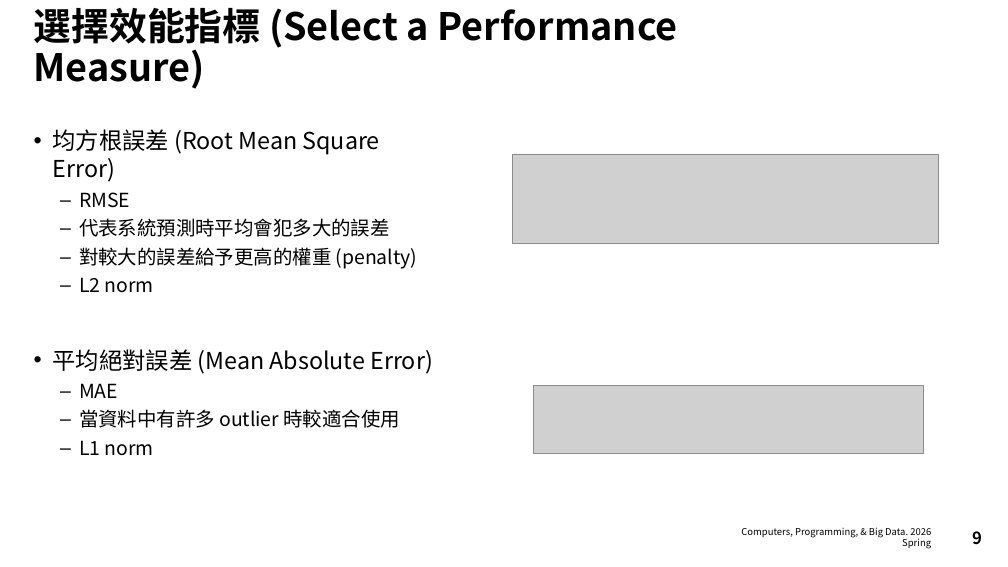
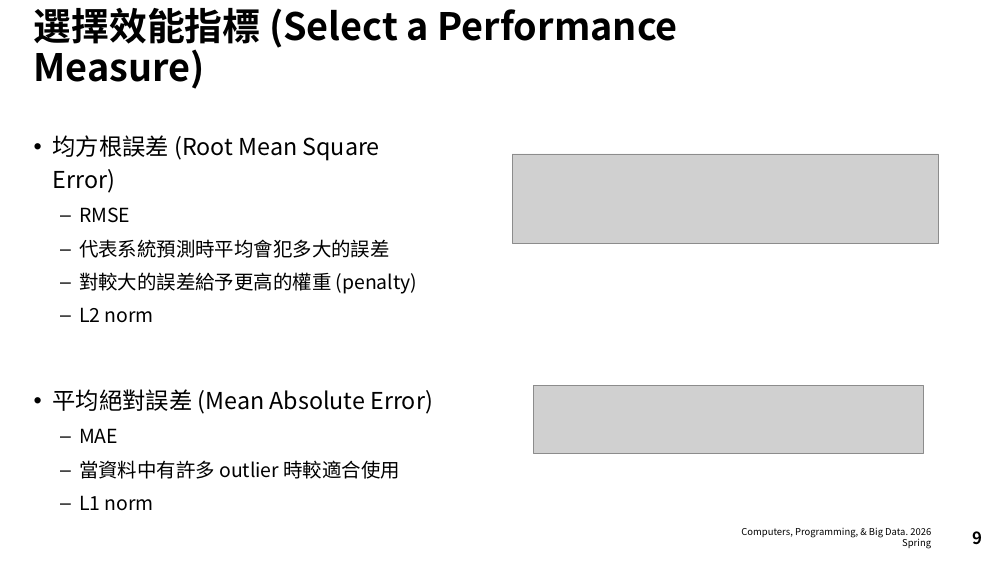
Before and after one commit to audachang/ncu-compneuro-2026-spring, a slide deck: slide 9 of week-15-machine_learning_endtoend/week-15-ML-end-to-end-zh.pptx. Drawn at 1008x567 pixels with LibreOffice and Linux fonts; fonts in the diff are those of the drawing; grey boxes stand for pictures. Boxes give left, top, right and bottom in pixels: in the first picture for what was removed or moved away, otherwise in the second. Text is boxed around its words. In the diff, an @@ line names an element or a change of style, - is before the commit and + after.

```diff
--- a/week-15-machine_learning_endtoend/week-15-ML-end-to-end-zh.pptx
+++ b/week-15-machine_learning_endtoend/week-15-ML-end-to-end-zh.pptx
@@ text "均方根誤差 (Root Mean Square Error)" at box(53, 135, 433, 511): line spacing 1 to 1.2 @@
```
Also in this commit, not shown: 23 other slides changed, 30 slides removed, 2 other files.
